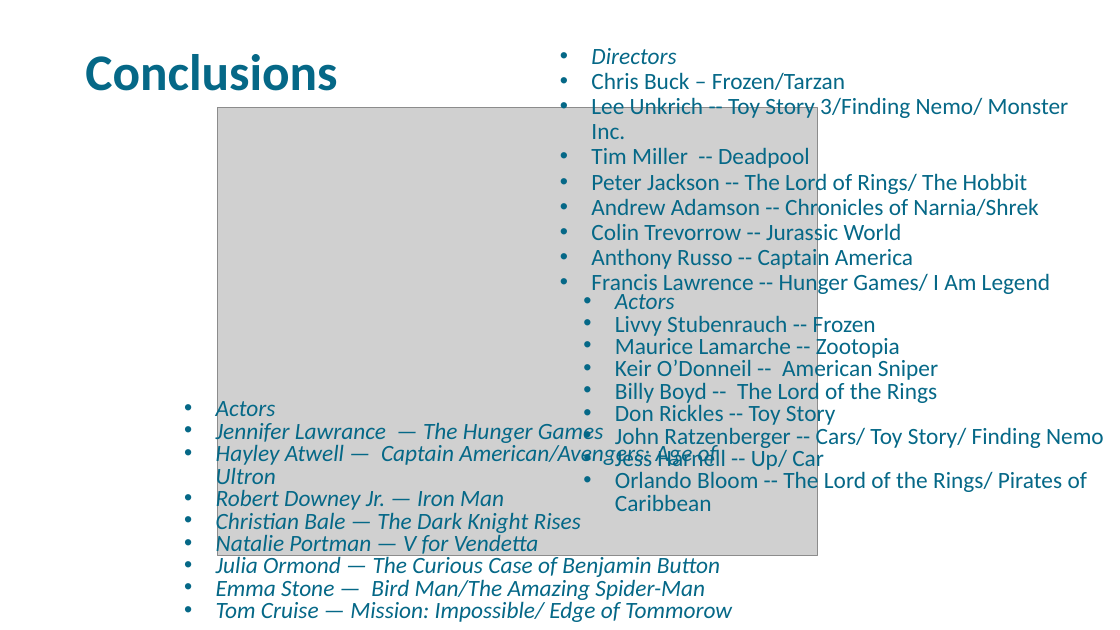
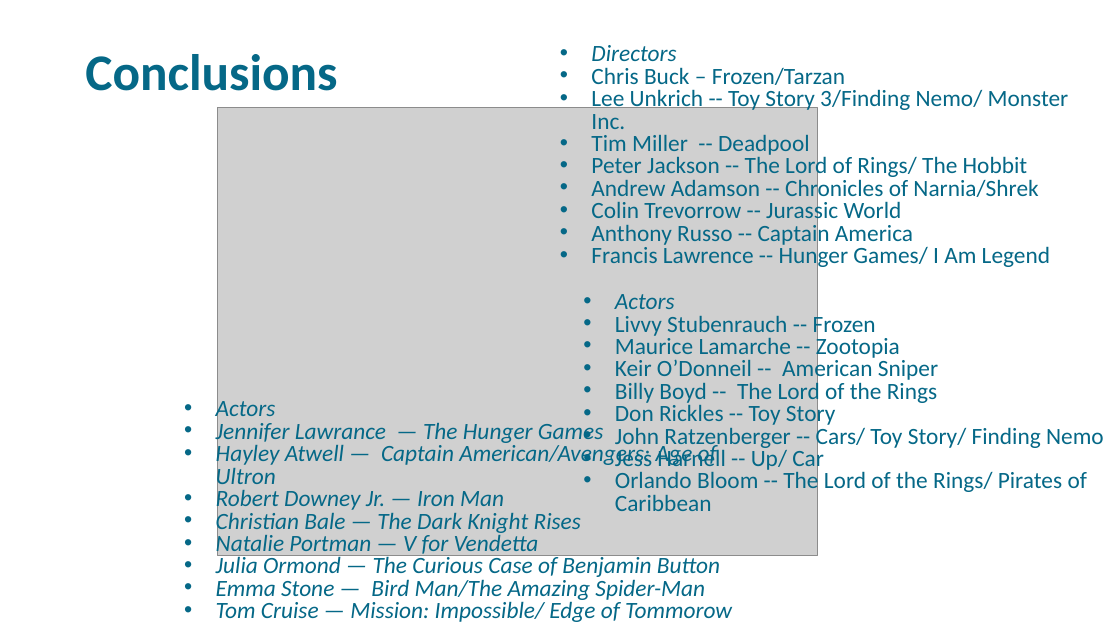
Before and after one commit to libbyYOU/IMDb-5000-movie-project, a slide deck: slide 20 of DSO-530 Final Project.pptx. Drawn at 1120x630 pixels with LibreOffice and Linux fonts; fonts in the diff are those of the drawing; grey boxes stand for pictures; background and template pictures are left out. Boxes give left, top, right and bottom in pixels: in the first picture for what was removed or moved away, otherwise in the second. Text is boxed around its words. In the diff, an @@ line names an element or a change of style, - is before the commit and + after.

```diff
--- a/DSO-530 Final Project.pptx
+++ b/DSO-530 Final Project.pptx
@@ text "Directors" at [591,45,1069,269]: line spacing 0.9 to 0.8 @@
```
Also in this commit, not shown: 2 other slides changed.
